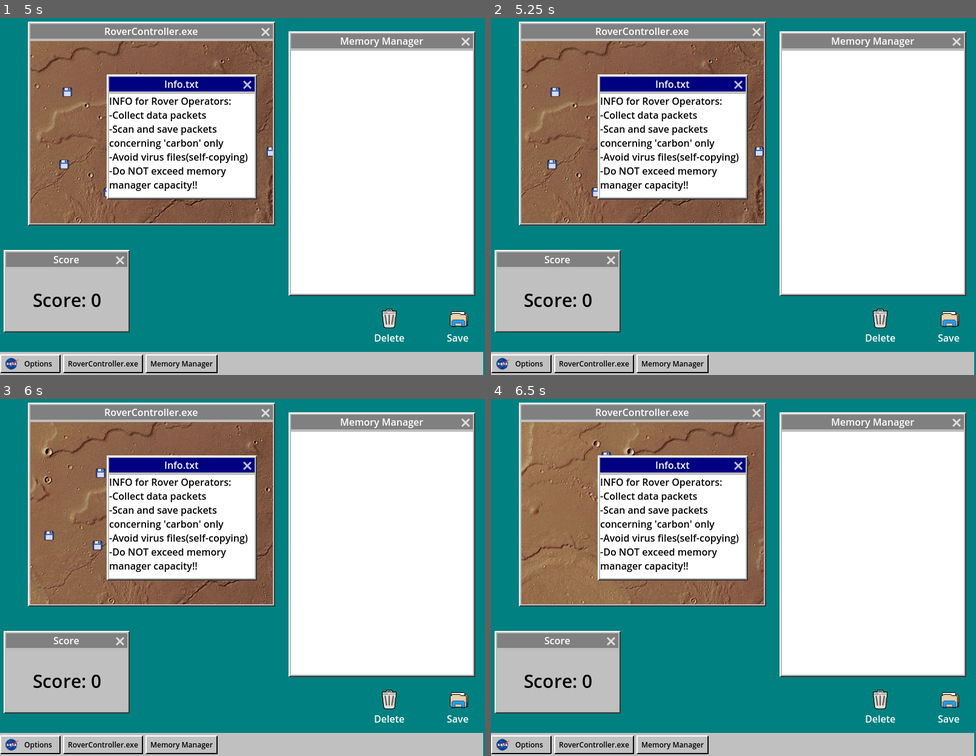
Above: before the commit, frames 1-4 (two rows, left to right).
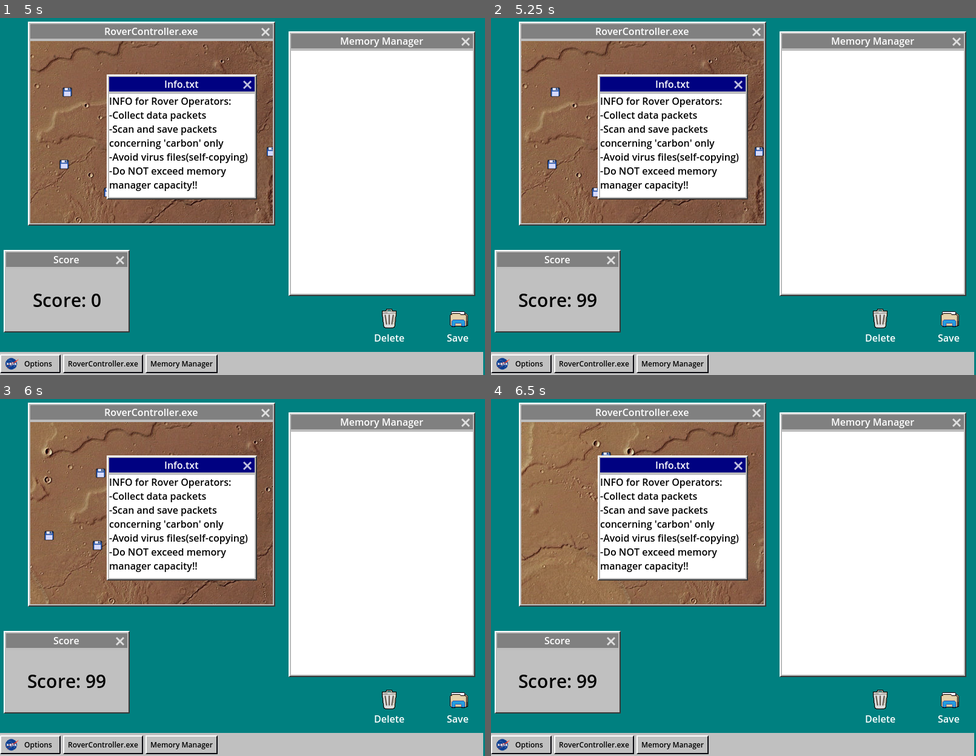
Above: after the commit, the same moments.

Repository: jerrutledge/Mars-Roverflow
Game: Godot game, scene res://scenes/Desktop.tscn
The game is run twice, just before and just after one commit, with the same random seed, the same clock (stepped at 60 frames per second) and the same inputs.
Inputs (mouse positions are in pixels of both pictures, inside the frame that each line leads up to):
- Up to frame 1 (5 s): click "RoverController.exe" at 0.5 s; click "Memory Manager" at 1.25 s; click "Options" at 2 s; move the mouse to (349, 175) at 2.77 s; hold D (rover_right) 2.78-3.5 s; hold Backspace (delete) 2.78-3.5 s; click (349, 175) at 2.92 s; drag from (145, 210) to (121, 75) at 3.52 s; move the mouse to (291, 114) at 4.27 s; hold D (rover_right) from 4.28 s (still down); hold Backspace (delete) from 4.28 s (still down)
- Up to frame 2 (5.25 s): release D (rover_right) at 5 s; release Backspace (delete) at 5 s; drag from (709, 264) to (505, 153) at 5.02 s
- Up to frame 3 (6 s): move the mouse to (388, 627) at 5.77 s; hold A (rover_left) from 5.78 s (still down); hold Backspace (delete) from 5.78 s (still down)
- Up to frame 4 (6.5 s): keep holding A (rover_left); keep holding Backspace (delete)

Frame 1 is identical in both runs. In frame 2, 0.3% of the frame differs, in the area x 5-22%, y 77-81%; in frame 3, 0.3%; in frame 4, 0.3%.

Commit message:
Add slow countdown

Diff:
--- a/scenes/Desktop.tscn
+++ b/scenes/Desktop.tscn
@@ -173,8 +173,13 @@
 [node name="delete" type="AudioStreamPlayer" parent="."]
 stream = ExtResource("12_64x4w")
 
+[node name="Timer" type="Timer" parent="."]
+wait_time = 5.0
+autostart = true
+
 [connection signal="close_requested" from="Info" to="Info" method="_on_close_requested"]
 [connection signal="mouse_entered" from="SaveIcon" to="SaveIcon" method="_on_mouse_entered"]
 [connection signal="mouse_exited" from="SaveIcon" to="SaveIcon" method="_on_mouse_exited"]
 [connection signal="mouse_entered" from="DeleteIcon" to="DeleteIcon" method="_on_mouse_entered"]
 [connection signal="mouse_exited" from="DeleteIcon" to="DeleteIcon" method="_on_mouse_exited"]
+[connection signal="timeout" from="Timer" to="." method="_on_timer_timeout"]
